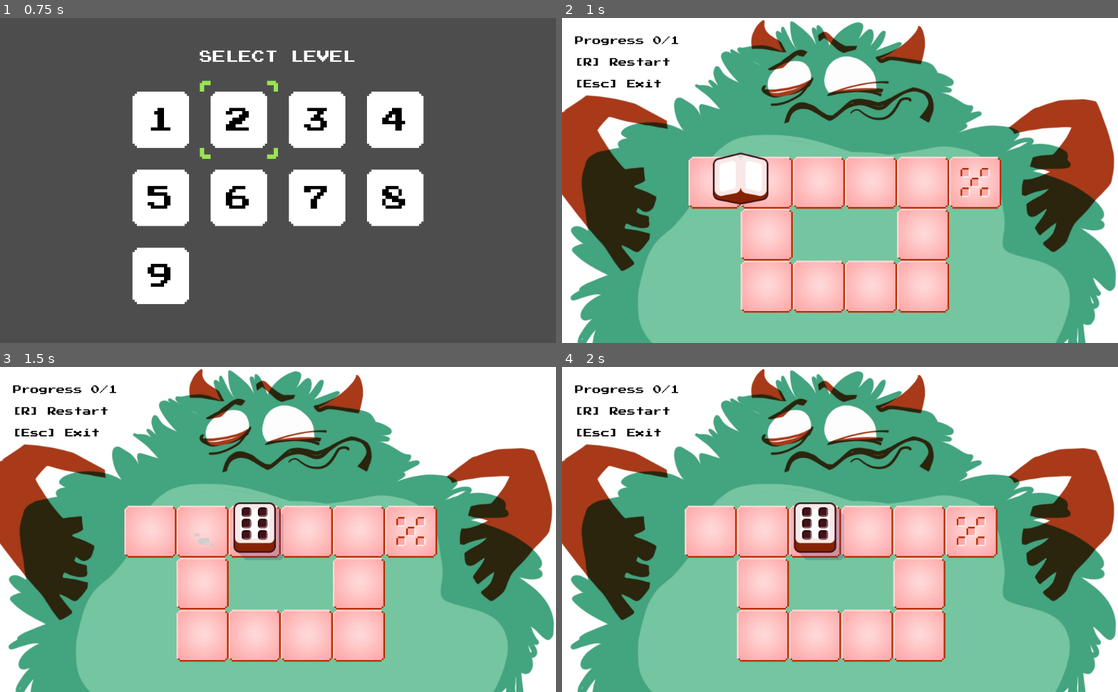
Above: before the commit, frames 1-4 (two rows, left to right).
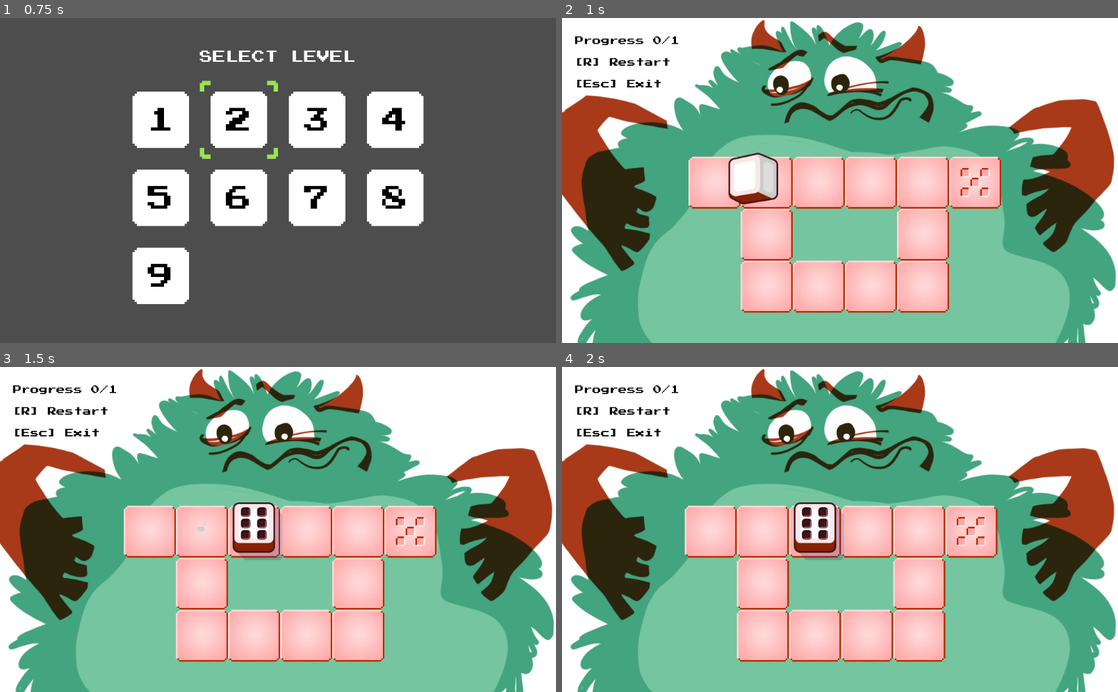
Above: after the commit, the same moments.

Repository: tonsky/GMTKJam2022
Game: Godot game, scene res://TitleScreen.tscn
The game is run twice, just before and just after one commit, with the same random seed, the same clock (stepped at 60 frames per second) and the same inputs.
Inputs:
- Up to frame 1 (0.75 s): tap Enter (ui_accept) at 0.5 s; hold Right (move_right) from 0.53 s (still down)
- Up to frame 2 (1 s): keep holding Right (move_right); tap Enter (ui_accept) at 0.77 s
- Up to frame 3 (1.5 s): release Right (move_right) at 1.28 s; hold Down (move_down) from 1.28 s (still down)
- Up to frame 4 (2 s): keep holding Down (move_down); tap Enter (ui_accept) at 1.52 s

Frame 1 is identical in both runs. In frame 2, 1.3% of the frame differs, in the area x 27-52%, y 17-58%; in frame 3, 1.5%, in the area x 22-79%, y 17-91%; in frame 4, 0.3%.

Commit message:
Eyes follow dice

Diff:
--- /dev/null
+++ b/Background.gd
@@ -0,0 +1,31 @@
+extends CanvasLayer
+
+onready var dice = get_parent().get_node("Dice")
+onready var cam = get_parent().get_node("Cam")
+onready var map = get_parent().get_node("Floor")
+onready var left_eye = get_node("LeftEye")
+onready var right_eye = get_node("RightEye")
+onready var left_pupil = get_node("LeftPupil")
+onready var right_pupil = get_node("RightPupil")
+
+var center
+var size
+var factor
+
+func _ready():
+  var bounds = map.get_used_rect()
+  size = map.map_to_world(bounds.size)
+  center = map.map_to_world(bounds.position) + size * 0.5
+  factor = max(bounds.size.x / 30 / 0.66, bounds.size.y / 18 / 0.5)
+
+func _process(delta):
+  var offset = (dice.position.x - center.x) / size.x
+  left_eye.margin_left = 398 + offset * 40
+  left_eye.margin_right = left_eye.margin_left + 40
+  left_pupil.margin_left = 398 + offset * 50
+  left_pupil.margin_right = left_pupil.margin_left + 40
+
+  right_eye.margin_left = 507 + offset * 40
+  right_eye.margin_right = right_eye.margin_left + 40
+  right_pupil.margin_left = 508 + offset * 50
+  right_pupil.margin_right = right_pupil.margin_left + 40
--- a/Background.tscn
+++ b/Background.tscn
@@ -1,9 +1,14 @@
-[gd_scene load_steps=2 format=2]
+[gd_scene load_steps=6 format=2]
 
 [ext_resource path="res://Textures/bg.jpg" type="Texture" id=1]
+[ext_resource path="res://Background.gd" type="Script" id=2]
+[ext_resource path="res://Textures/right_eye.png" type="Texture" id=3]
+[ext_resource path="res://Textures/left_eye.png" type="Texture" id=4]
+[ext_resource path="res://Textures/pupil.png" type="Texture" id=5]
 
 [node name="Background" type="CanvasLayer"]
 layer = -1
+script = ExtResource( 2 )
 
 [node name="TextureRect" type="TextureRect" parent="."]
 anchor_right = 1.0
@@ -11,3 +16,31 @@
 texture = ExtResource( 1 )
 expand = true
 stretch_mode = 6
+
+[node name="RightEye" type="TextureRect" parent="."]
+margin_left = 507.0
+margin_top = 100.0
+margin_right = 547.0
+margin_bottom = 140.0
+texture = ExtResource( 3 )
+
+[node name="LeftEye" type="TextureRect" parent="."]
+margin_left = 398.0
+margin_top = 104.0
+margin_right = 438.0
+margin_bottom = 144.0
+texture = ExtResource( 4 )
+
+[node name="LeftPupil" type="TextureRect" parent="."]
+margin_left = 398.0
+margin_top = 104.0
+margin_right = 438.0
+margin_bottom = 144.0
+texture = ExtResource( 5 )
+
+[node name="RightPupil" type="TextureRect" parent="."]
+margin_left = 506.0
+margin_top = 100.0
+margin_right = 546.0
+margin_bottom = 140.0
+texture = ExtResource( 5 )
--- a/Dice.gd
+++ b/Dice.gd
@@ -8,7 +8,7 @@
 var dice_opposite
 var speed
 var start_pos
-var cooldown = 0.17
+var cooldown = 0.16
 var time_left
 onready var map = get_parent().get_node("Floor")
 onready var tileset = map.tile_set
--- a/Levels/Level4.tscn
+++ b/Levels/Level4.tscn
@@ -199,7 +199,7 @@
 tile_set = SubResource( 1 )
 cell_size = Vector2( 32, 32 )
 format = 1
-tile_data = PoolIntArray( 393217, 0, 0, 393218, 0, 0, 393219, 6, 0, 393220, 5, 0, 393221, 1, 0, 393222, 2, 0, 393223, 6, 0, 393224, 4, 0, 458753, 0, 0, 458754, 0, 0 )
+tile_data = PoolIntArray( 393217, 0, 0, 393218, 0, 0, 393219, 0, 0, 458753, 0, 0, 458754, 0, 0, 458755, 0, 0, 524289, 0, 0, 524290, 0, 0, 524291, 4, 0 )
 
 [node name="Dice" parent="." instance=ExtResource( 2 )]
 position = Vector2( 48, 208 )
--- a/Levels/Level5.tscn
+++ b/Levels/Level5.tscn
@@ -199,7 +199,7 @@
 tile_set = SubResource( 1 )
 cell_size = Vector2( 32, 32 )
 format = 1
-tile_data = PoolIntArray( 393217, 0, 0, 393218, 0, 0, 393219, 0, 0, 458753, 0, 0, 458754, 0, 0, 458755, 0, 0, 524289, 0, 0, 524290, 0, 0, 524291, 4, 0 )
+tile_data = PoolIntArray( 327680, 1, 0, 327681, 0, 0, 327682, 1, 0, 393216, 0, 0, 393217, 0, 0, 393218, 0, 0, 458752, 1, 0, 458753, 0, 0, 458754, 1, 0 )
 
 [node name="Dice" parent="." instance=ExtResource( 2 )]
 position = Vector2( 48, 208 )
--- a/Levels/Level6.tscn
+++ b/Levels/Level6.tscn
@@ -199,7 +199,7 @@
 tile_set = SubResource( 1 )
 cell_size = Vector2( 32, 32 )
 format = 1
-tile_data = PoolIntArray( 327680, 1, 0, 327681, 0, 0, 327682, 1, 0, 393216, 0, 0, 393217, 0, 0, 393218, 0, 0, 458752, 1, 0, 458753, 0, 0, 458754, 1, 0 )
+tile_data = PoolIntArray( 327680, 0, 0, 327681, 0, 0, 327682, 0, 0, 393216, 0, 0, 393217, 6, 0, 393218, 0, 0, 458752, 0, 0, 458753, 0, 0, 458754, 0, 0 )
 
 [node name="Dice" parent="." instance=ExtResource( 2 )]
 position = Vector2( 48, 208 )
--- a/Levels/Level7.tscn
+++ b/Levels/Level7.tscn
@@ -199,7 +199,7 @@
 tile_set = SubResource( 1 )
 cell_size = Vector2( 32, 32 )
 format = 1
-tile_data = PoolIntArray( 327680, 0, 0, 327681, 0, 0, 327682, 0, 0, 393216, 0, 0, 393217, 6, 0, 393218, 0, 0, 458752, 0, 0, 458753, 0, 0, 458754, 0, 0 )
+tile_data = PoolIntArray( 327681, 0, 0, 327682, 0, 0, 327683, 0, 0, 327684, 0, 0, 327685, 0, 0, 327686, 0, 0, 327687, 0, 0, 327688, 0, 0, 393217, 0, 0, 393218, 1, 0, 393219, 2, 0, 393220, 3, 0, 393221, 4, 0, 393222, 5, 0, 393223, 6, 0, 393224, 0, 0, 458753, 0, 0, 458754, 0, 0, 458755, 0, 0, 458756, 0, 0, 458757, 0, 0, 458758, 0, 0, 458759, 0, 0, 458760, 0, 0 )
 
 [node name="Dice" parent="." instance=ExtResource( 2 )]
 position = Vector2( 48, 208 )
@@ -210,5 +210,7 @@
 position = Vector2( 128, 208 )
 zoom = Vector2( 1, 1 )
 smoothing_enabled = true
+smoothing_speed = 10.0
+editor_draw_screen = false
 
 [node name="HUD" parent="." instance=ExtResource( 6 )]
--- a/Levels/Level8.tscn
+++ b/Levels/Level8.tscn
@@ -199,10 +199,10 @@
 tile_set = SubResource( 1 )
 cell_size = Vector2( 32, 32 )
 format = 1
-tile_data = PoolIntArray( 327681, 0, 0, 327682, 0, 0, 327683, 0, 0, 327684, 0, 0, 327685, 0, 0, 327686, 0, 0, 327687, 0, 0, 327688, 0, 0, 393217, 0, 0, 393218, 1, 0, 393219, 2, 0, 393220, 3, 0, 393221, 4, 0, 393222, 5, 0, 393223, 6, 0, 393224, 0, 0, 458753, 0, 0, 458754, 0, 0, 458755, 0, 0, 458756, 0, 0, 458757, 0, 0, 458758, 0, 0, 458759, 0, 0, 458760, 0, 0 )
+tile_data = PoolIntArray( 327681, 0, 0, 327682, 0, 0, 393217, 0, 0, 393218, 0, 0, 393219, 2, 0, 393220, 6, 0, 393221, 5, 0, 393222, 1, 0, 393223, 2, 0, 393224, 5, 0, 458753, 0, 0, 458754, 0, 0 )
 
 [node name="Dice" parent="." instance=ExtResource( 3 )]
-position = Vector2( 48, 208 )
+position = Vector2( 80, 208 )
 scale = Vector2( 0.25, 0.25 )
 frames = ExtResource( 6 )
 
@@ -210,7 +210,5 @@
 position = Vector2( 128, 208 )
 zoom = Vector2( 1, 1 )
 smoothing_enabled = true
-smoothing_speed = 10.0
-editor_draw_screen = false
 
 [node name="HUD" parent="." instance=ExtResource( 1 )]
--- a/dice_roll.tres
+++ b/dice_roll.tres
@@ -99,22 +99,22 @@
 "frames": [ SubResource( 15 ), SubResource( 16 ), SubResource( 17 ) ],
 "loop": true,
 "name": "roll_down",
-"speed": 15.0
+"speed": 20.0
 }, {
 "frames": [ SubResource( 18 ), SubResource( 19 ), SubResource( 20 ) ],
 "loop": true,
 "name": "roll_up",
-"speed": 15.0
+"speed": 20.0
 }, {
 "frames": [ SubResource( 12 ), SubResource( 13 ), SubResource( 14 ) ],
 "loop": true,
 "name": "roll_left",
-"speed": 15.0
+"speed": 20.0
 }, {
 "frames": [ SubResource( 9 ), SubResource( 10 ), SubResource( 11 ) ],
 "loop": true,
 "name": "roll_right",
-"speed": 15.0
+"speed": 20.0
 }, {
 "frames": [ SubResource( 2 ), SubResource( 3 ), SubResource( 4 ), SubResource( 5 ), SubResource( 6 ), SubResource( 7 ) ],
 "loop": true,
Not shown, added: Textures/eye.png.import
Binary file added: Textures/left_eye.png
Not shown, added: Textures/left_eye.png.import
Binary file added: Textures/pupil.png
Not shown, added: Textures/pupil.png.import
Binary file added: Textures/right_eye.png
Not shown, added: Textures/right_eye.png.import
